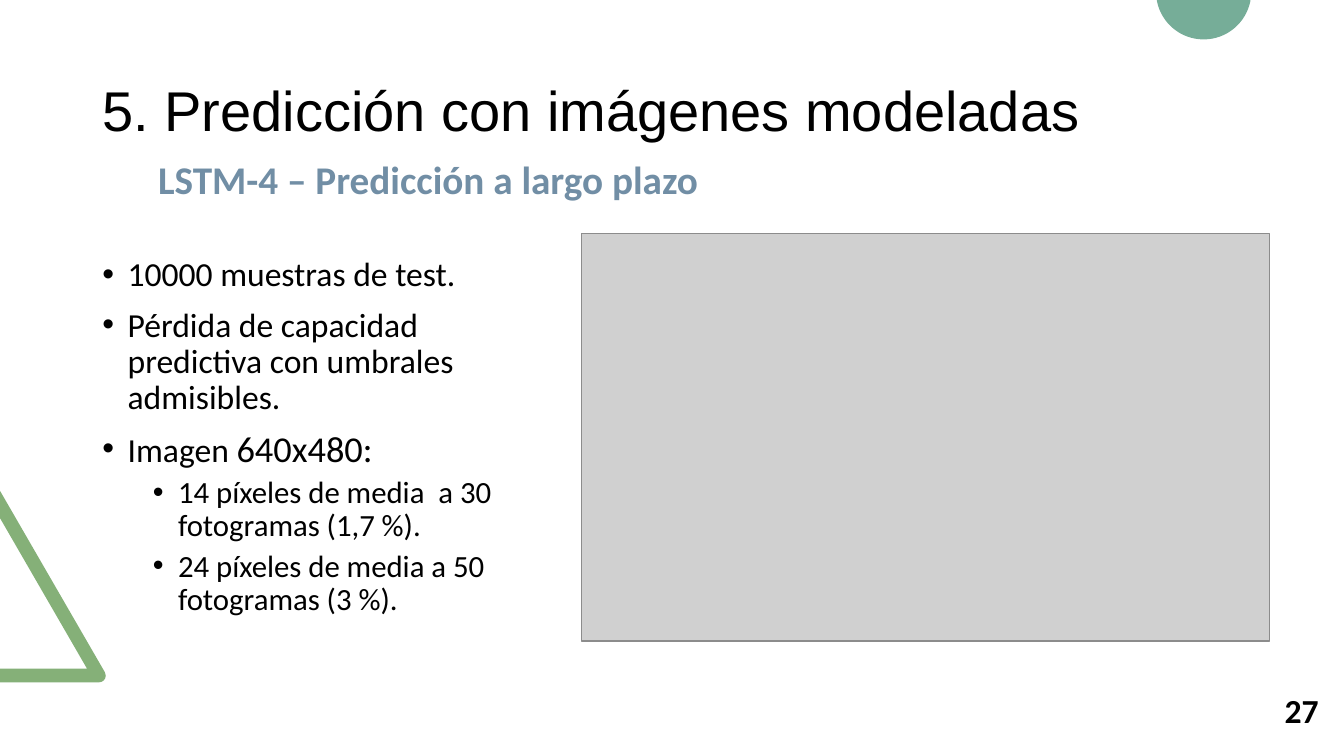
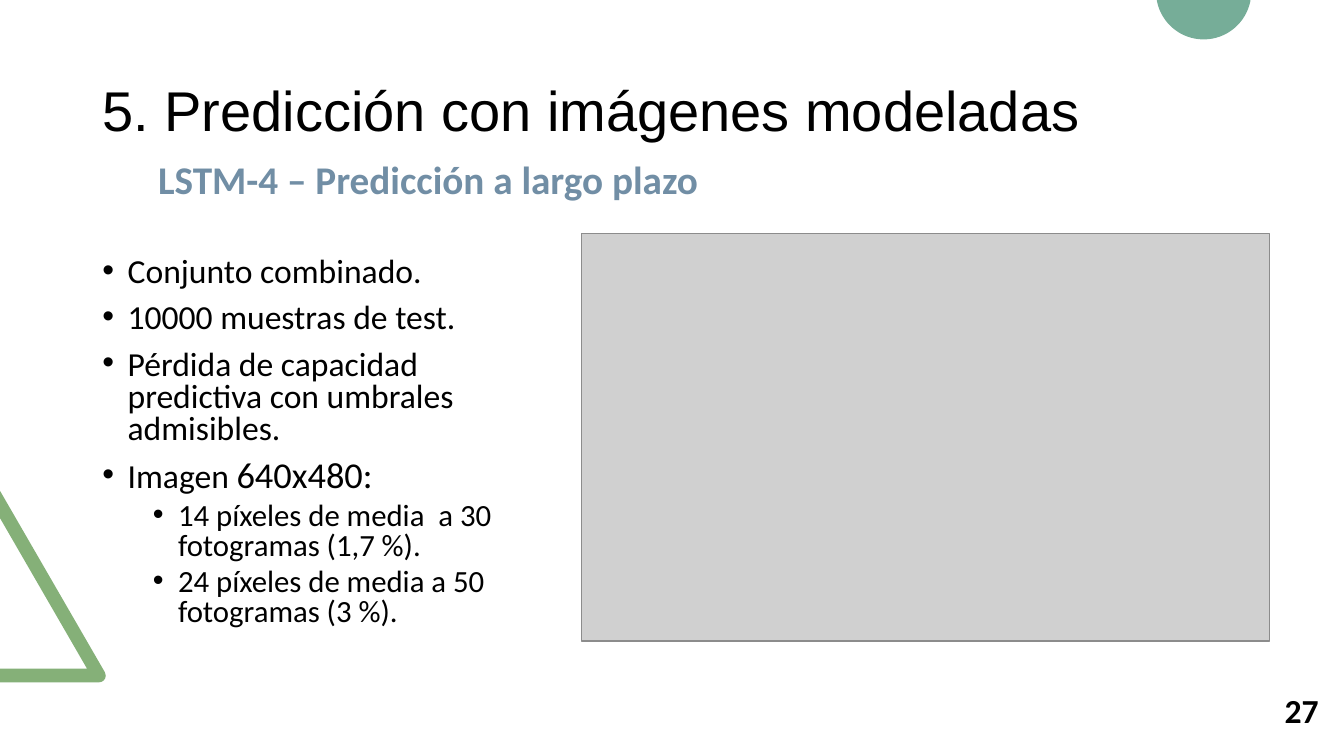
Before and after one commit to RoboticsLabURJC/2017-tfm-nuria-oyaga, a slide deck: slide 28 of Documentation/Presentacion-TFM/Presentacion-TFM.pptx. Drawn at 1344x756 pixels with LibreOffice and Linux fonts; fonts in the diff are those of the drawing; grey boxes stand for pictures. Boxes give left, top, right and bottom in pixels: in the first picture for what was removed or moved away, otherwise in the second. Text is boxed around its words. In the diff, an @@ line names an element or a change of style, - is before the commit and + after.

Commit message:
Presentation v.1

```diff
--- a/Documentation/Presentacion-TFM/Presentacion-TFM.pptx
+++ b/Documentation/Presentacion-TFM/Presentacion-TFM.pptx
@@ text at box(128, 259, 421, 289): paragraph added @@
+• Conjunto combinado.
@@ text at box(128, 305, 491, 628): line spacing 0.9 to 0.8 @@
```
Also in this commit, not shown: 1 other file.
